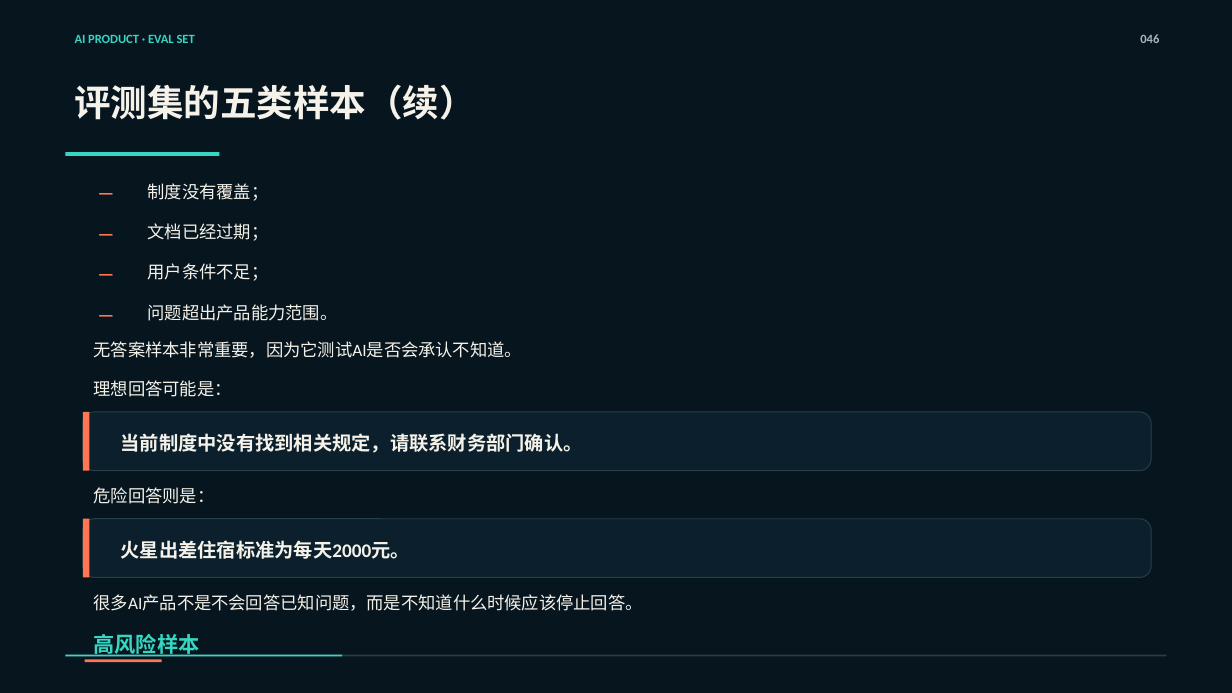
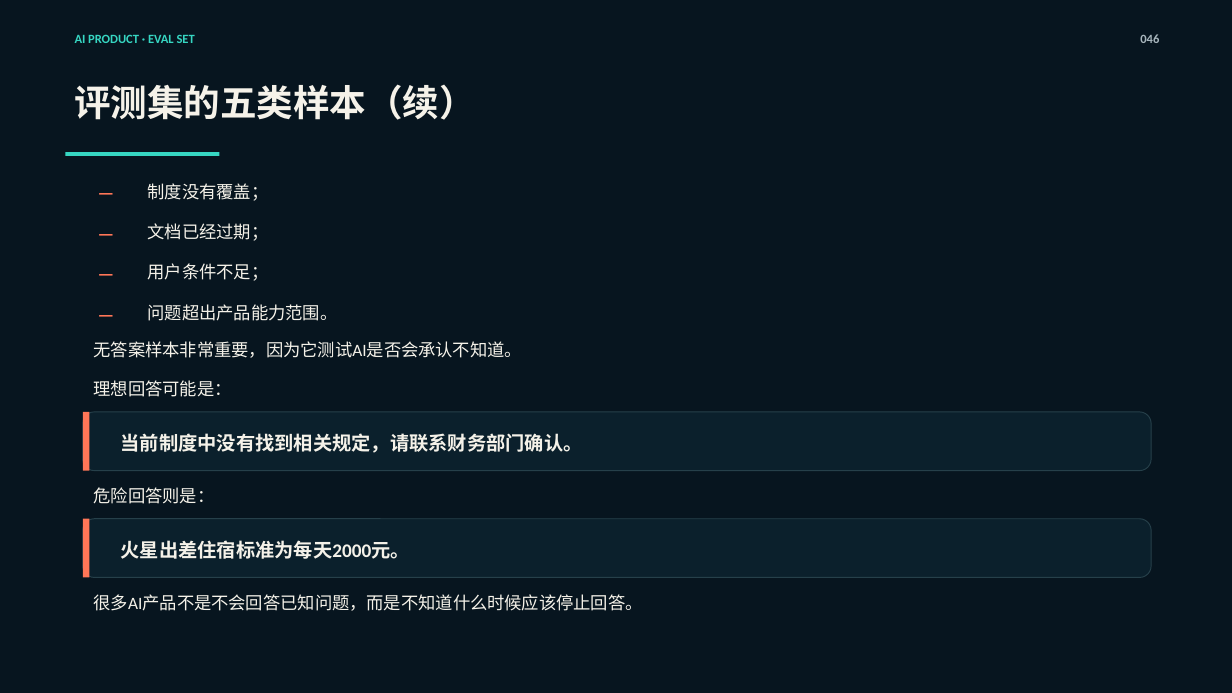
Before and after one commit to zhangkai2237/AI-Course, a slide deck: slide 41 of 课程生产/第一阶段/第09课_AI产品测试、指标与Bad Case_重做工作区/第09课_正式PPT_严格按MD版.pptx (slide 46 before the commit). Drawn at 1232x693 pixels with LibreOffice and Linux fonts; fonts in the diff are those of the drawing. Boxes give left, top, right and bottom in pixels: in the first picture for what was removed or moved away, otherwise in the second. Text is boxed around its words. In the diff, an @@ line names an element or a change of style, - is before the commit and + after.

```diff
--- a/课程生产/第一阶段/第09课_AI产品测试、指标与Bad Case_重做工作区/第09课_正式PPT_严格按MD版.pptx
+++ b/课程生产/第一阶段/第09课_AI产品测试、指标与Bad Case_重做工作区/第09课_正式PPT_严格按MD版.pptx
@@ rectangle removed at [66,654,1167,656] @@
@@ rectangle removed at [66,654,343,656] @@
@@ text removed at [94,631,200,658] @@
-高风险样本
@@ rectangle removed at [85,660,162,663] @@
```
Also in this commit, not shown: 35 other slides changed, 2 slides added, 9 slides removed.
